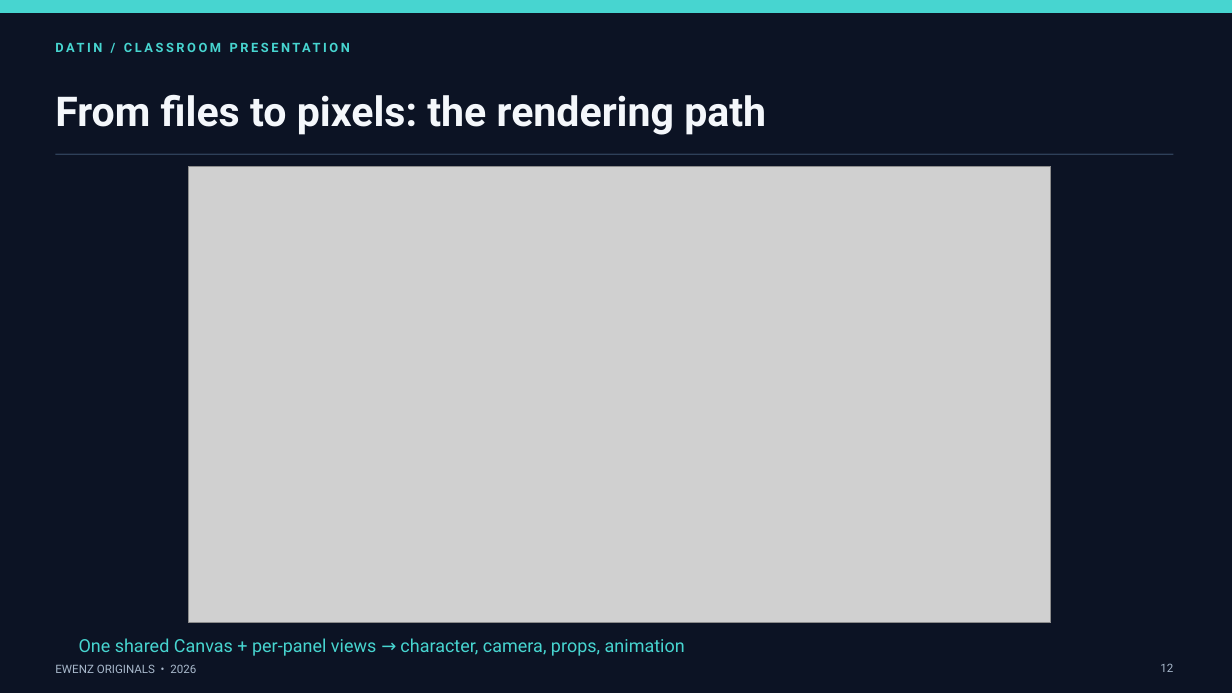
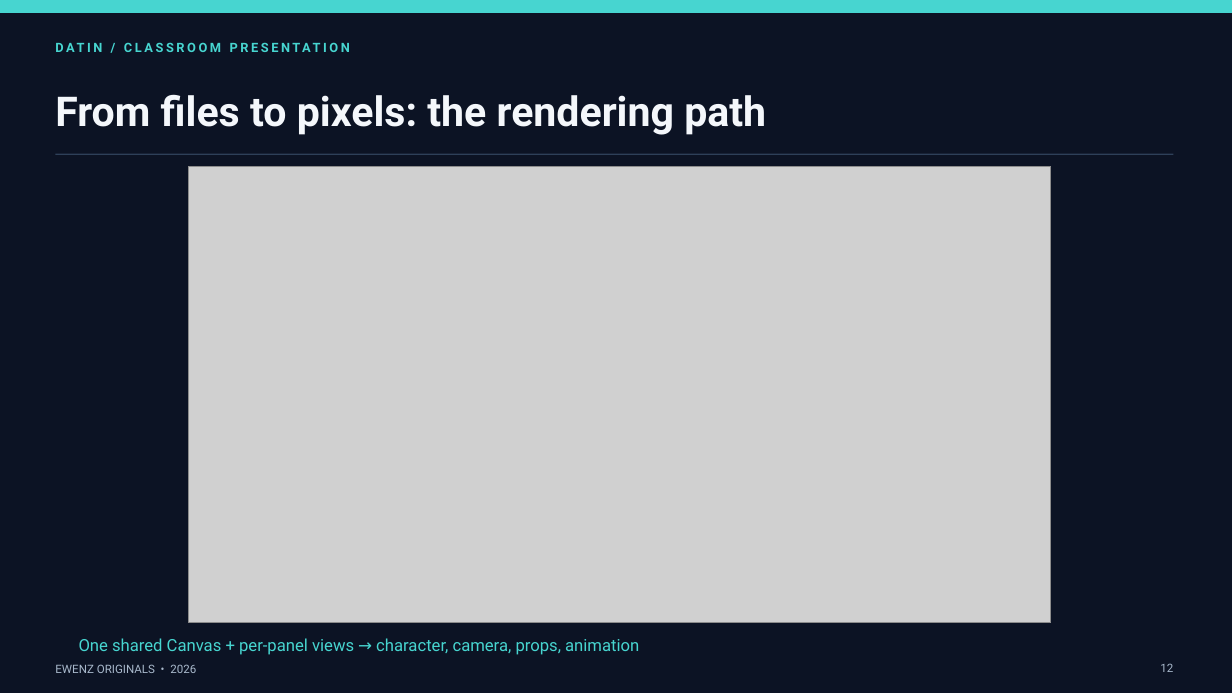
Before and after one commit to mrgbpjpy/datin-interactive-comic, a slide deck: slide 13 of public/DATIN_From_Coding_to_3D_Animation_Presentation.pptx (slide 12 before the commit). Drawn at 1232x693 pixels with LibreOffice and Linux fonts; fonts in the diff are those of the drawing; grey boxes stand for pictures. Boxes give left, top, right and bottom in pixels: in the first picture for what was removed or moved away, otherwise in the second. Text is boxed around its words. In the diff, an @@ line names an element or a change of style, - is before the commit and + after.

```diff
--- a/public/DATIN_From_Coding_to_3D_Animation_Presentation.pptx
+++ b/public/DATIN_From_Coding_to_3D_Animation_Presentation.pptx
@@ text "One shared Canvas + per-panel ..." at (x1=79, y1=638, x2=639, y2=655): size 14 to 12.9 pt @@
```
Also in this commit, not shown: 2 other slides changed, 2 slides added.
